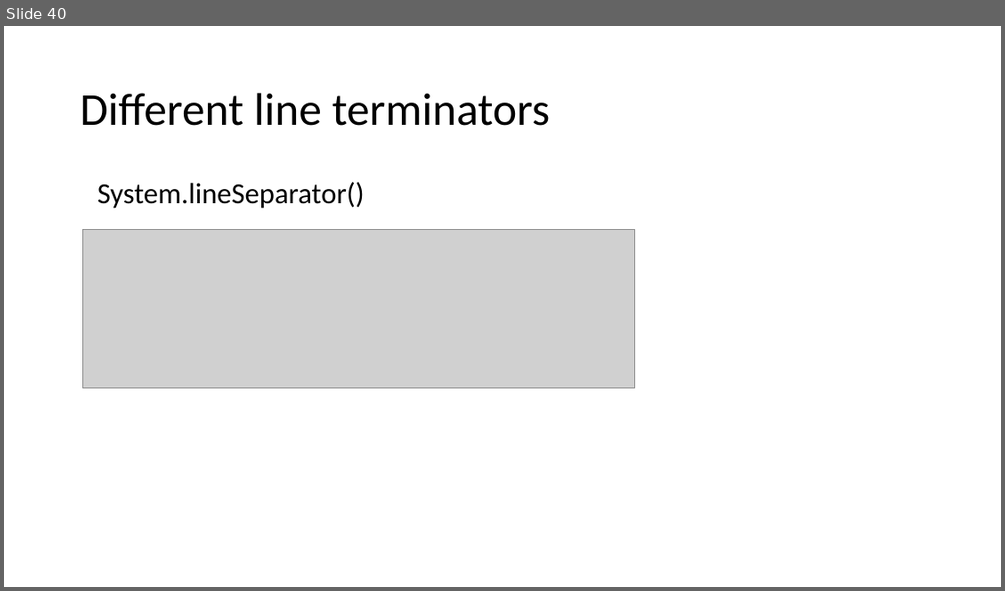
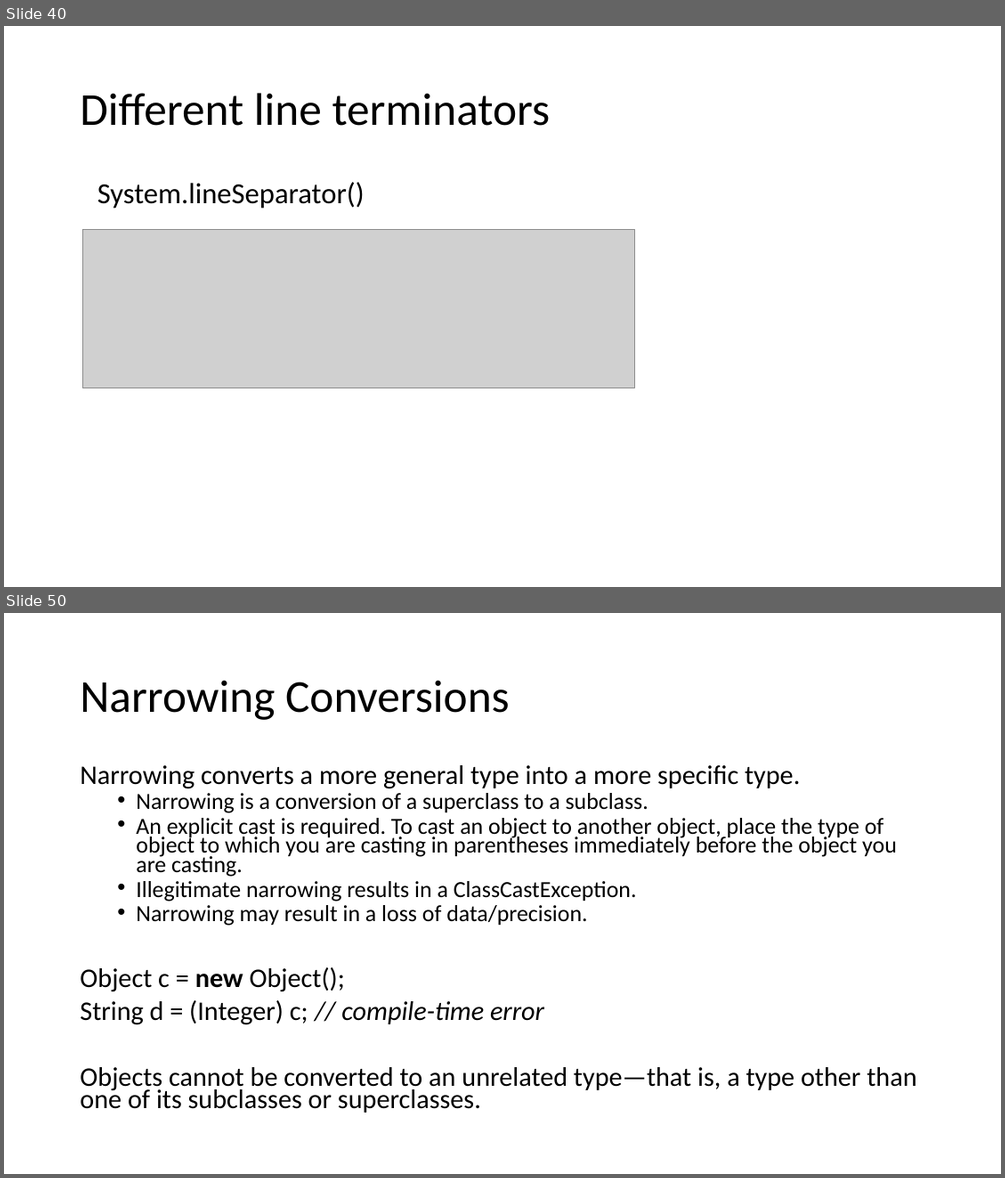
Before and after one commit to VeerababuK/Core-Java, a slide deck: Java Basics.pptx. Shown one above the other, each under a label of ours: slide 40 before the commit, slides 40 and 50 after it; the slides between them are not shown. The pictures are 1005x591 and 1005x1178 pixels, drawn with LibreOffice and Linux fonts; fonts in the diff are those of the drawing; grey boxes stand for pictures. Boxes give left, top, right and bottom in pixels: in the first picture for what was removed or moved away, otherwise in the second. Text is boxed around its words. In the diff, an @@ line names an element or a change of style, - is before the commit and + after.

```diff
--- a/Java Basics.pptx
+++ b/Java Basics.pptx
@@ slide 50 added at box(4, 613, 1001, 1174), background #FFFFFF @@
@@ title added at box(80, 680, 510, 720), 44 pt, text #000000 @@
+Narrowing Conversions
@@ text added at box(80, 765, 916, 1112), 22.2 pt, text #000000 @@
+Narrowing converts a more general type into a more specific type.
+  • Narrowing is a conversion of a superclass to a subclass.
+  • An explicit cast is required. To cast an object to another object, place the type of object to which you are casting in parentheses immediately before the object you are casting.
+  • Illegitimate narrowing results in a ClassCastException.
+  • Narrowing may result in a loss of data/precision.
+Object c = new Object();
+String d = (Integer) c; // compile-time error
+Objects cannot be converted to an unrelated type—that is, a type other than one of its subclasses or superclasses.
```
Also in this commit, not shown: 32 other slides added.
